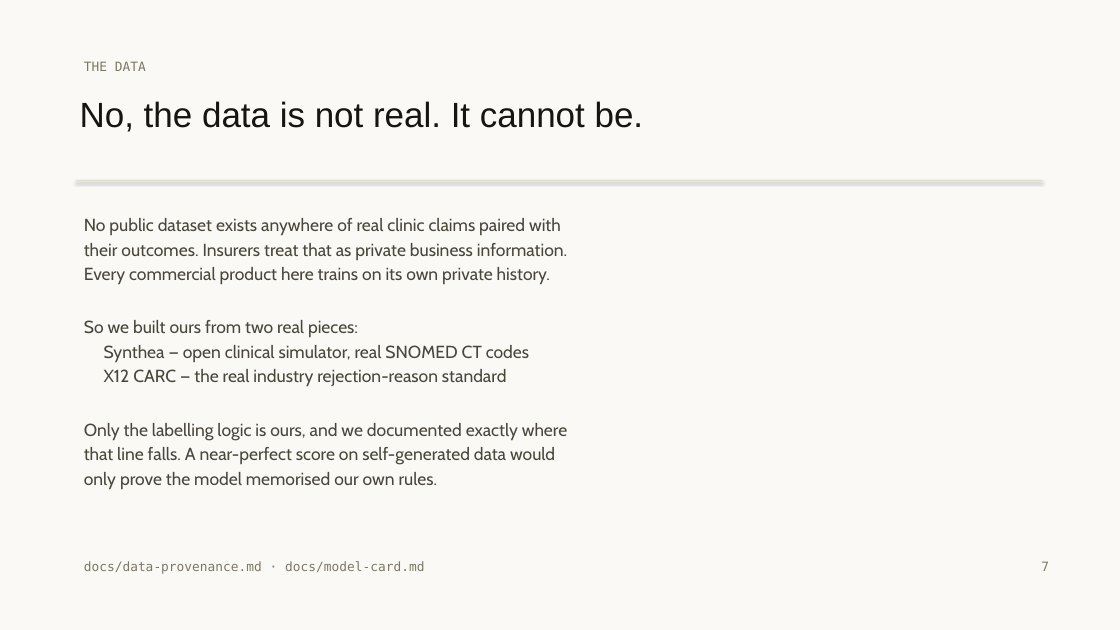
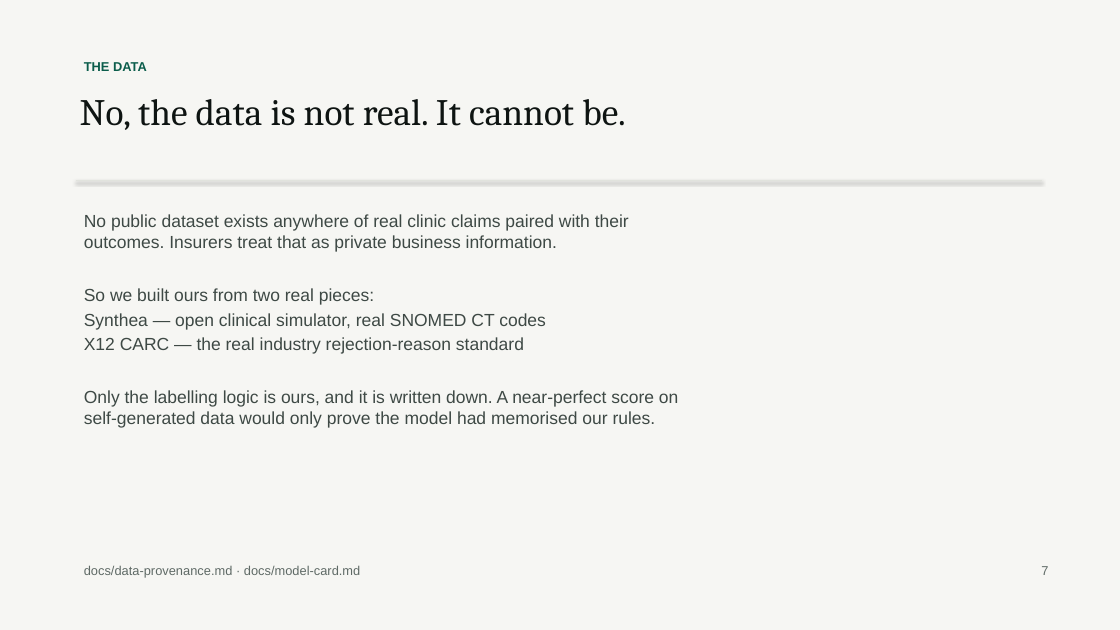
Before and after one commit to mirza-ahsan/tasdeeq-e-bima, a slide deck: slide 7 of docs/deck.pptx. Drawn at 1120x630 pixels with LibreOffice and Linux fonts; fonts in the diff are those of the drawing. Boxes give left, top, right and bottom in pixels: in the first picture for what was removed or moved away, otherwise in the second. Text is boxed around its words. In the diff, an @@ line names an element or a change of style, - is before the commit and + after.

Commit message:
docs: rebuild the deck from live metadata with product screenshots

```diff
--- a/docs/deck.pptx
+++ b/docs/deck.pptx
@@ background #FAF9F6 to #F6F6F3 @@
@@ text "THE DATA" at <box>84,62,147,71</box>: font DejaVu Sans Mono to Arial, text colour #7D7767 to #0B5D4B, bold on @@
@@ text "No, the data is not ..." at <box>80,99,626,130</box>: size 30 to 32 pt, font Arial to Cambria, text colour #17150F to #0E1412 @@
@@ text at <box>84,214,629,252</box>: text changed; font Cabin to Arial; text colour #4A463B to #3E4945 @@
-No public dataset exists anywhere of real clinic claims paired with
-their outcomes. Insurers treat that as private business information.
-Every commercial product here trains on its own private history.
+No public dataset exists anywhere of real clinic claims paired with their outcomes. Insurers treat that as private business information.
@@ text at <box>84,288,546,354</box>: font Cabin to Arial, text colour #4A463B to #3E4945 in "So we built ours from two real ...", "Synthea — open clinical simulator, real SNOMED ...", "X12 CARC — the real industry rejection-reason ..." @@
@@ text at <box>84,390,678,428</box>: text changed; font Cabin to Arial; text colour #4A463B to #3E4945 @@
-Only the labelling logic is ours, and we documented exactly where
-that line falls. A near-perfect score on self-generated data would
-only prove the model memorised our own rules.
+Only the labelling logic is ours, and it is written down. A near-perfect score on self-generated data would only prove the model had memorised our rules.
@@ text "docs/data-provenance.md · docs/model-card.md" at <box>84,565,360,578</box>: font DejaVu Sans Mono to Arial, text colour #7D7767 to #5F6A66 @@
@@ text "7" at <box>1041,566,1048,575</box>: font DejaVu Sans Mono to Arial, text colour #7D7767 to #5F6A66 @@
```
Also in this commit, not shown: 3 other slides changed, 5 slides added, 5 slides removed, 2 other files.
